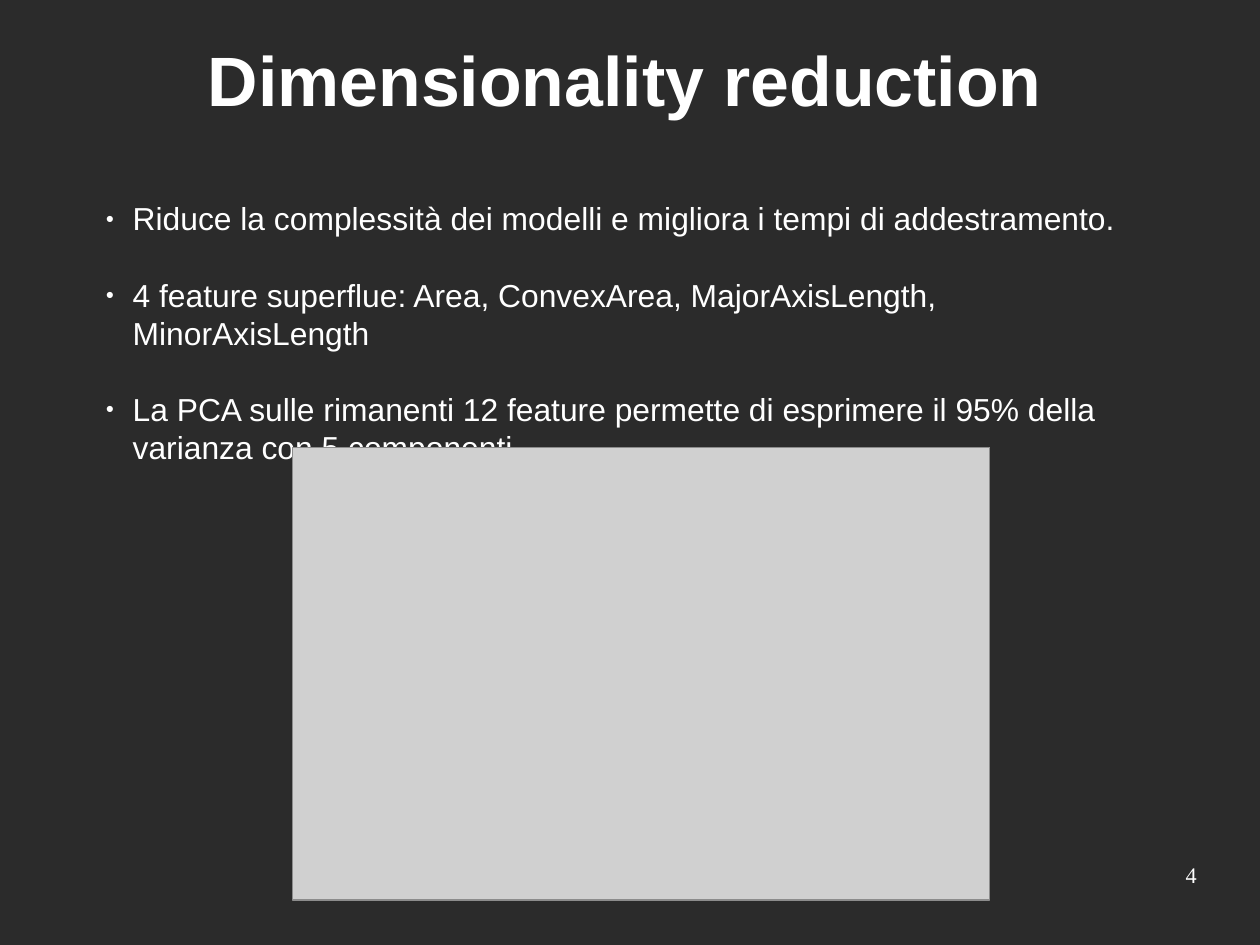
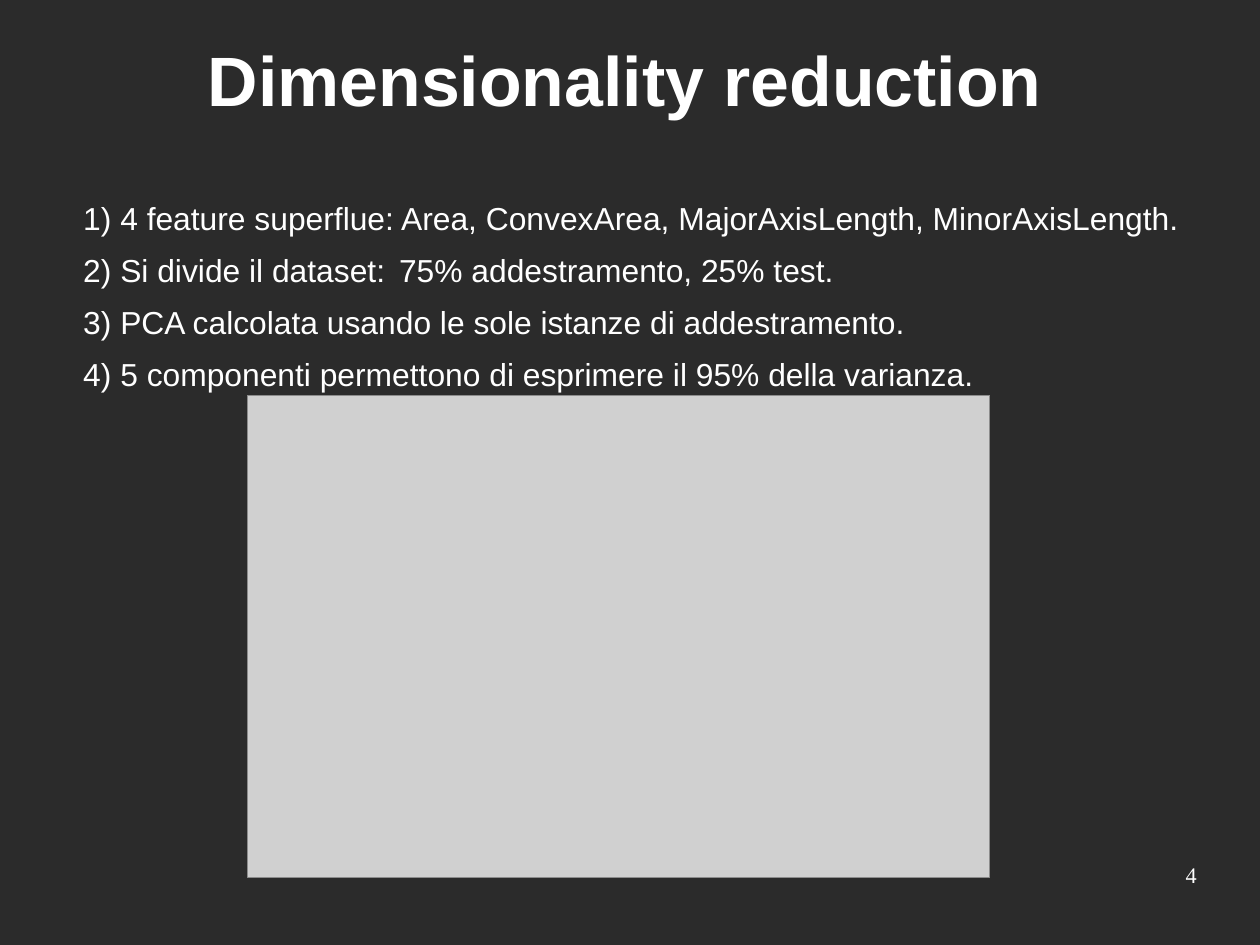
Before and after one commit to mattia010/dry_beans_ML, a slide deck: slide 4 of report/presentation_slides.odp. Drawn at 1260x945 pixels with LibreOffice and Linux fonts; fonts in the diff are those of the drawing; grey boxes stand for pictures; background and template pictures are left out; a plain dark background stands for a picture behind light text. Boxes give left, top, right and bottom in pixels: in the first picture for what was removed or moved away, otherwise in the second. Text is boxed around its words. In the diff, an @@ line names an element or a change of style, - is before the commit and + after.

```diff
--- a/report/presentation_slides.odp
+++ b/report/presentation_slides.odp
@@ text at <box>120,207,1178,392</box>: text changed @@
-  ● Riduce la complessità dei modelli e migliora i tempi di addestramento.
-  ● 4 feature superflue: Area, ConvexArea, MajorAxisLength, MinorAxisLength
-  ● La PCA sulle rimanenti 12 feature permette di esprimere il 95% della varianza con 5 componenti.
+  1) 4 feature superflue: Area, ConvexArea, MajorAxisLength, MinorAxisLength.
+  2) Si divide il dataset: 75% addestramento, 25% test.
+  3) PCA calcolata usando le sole istanze di addestramento.
+  4) 5 componenti permettono di esprimere il 95% della varianza.
@@ picture: place and size @@
-picture at <box>293,447,990,900</box>
+picture at <box>247,396,990,878</box>
```
Also in this commit, not shown: 8 other slides changed, 1 slide removed, 9 other files.
